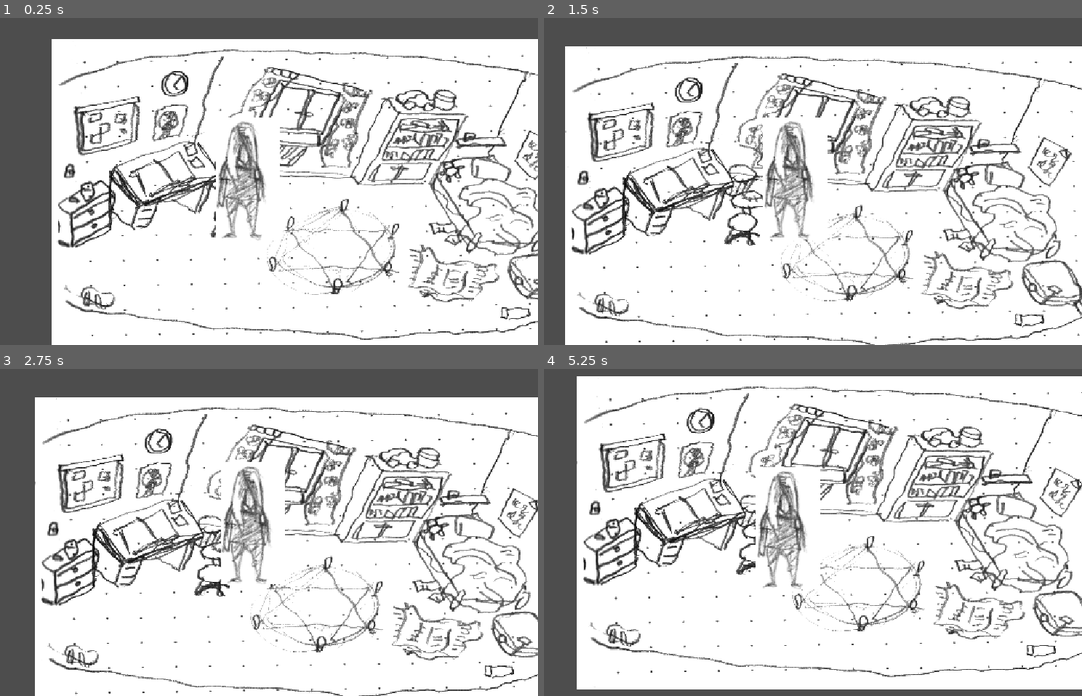
Above: before the commit, frames 1-4 (two rows, left to right).
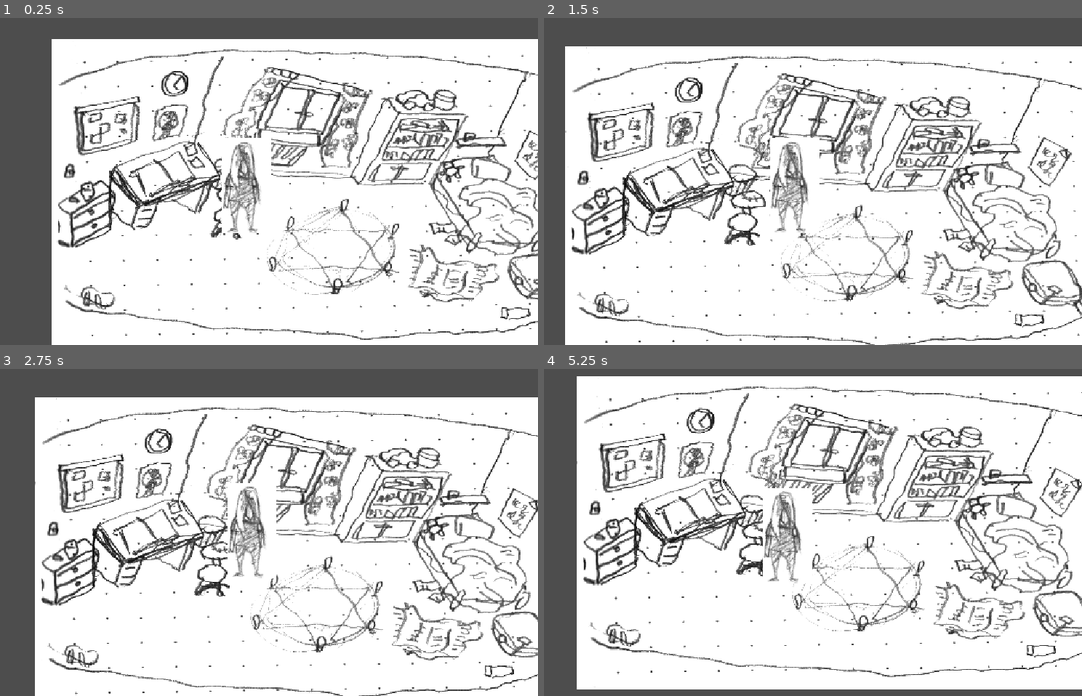
Above: after the commit, the same moments.

Repository: nallemi/manaaja
Game: Godot game, scene res://world.tscn
The game is run twice, just before and just after one commit, with the same random seed, the same clock (stepped at 60 frames per second) and the same inputs.
Inputs (mouse positions are in pixels of both pictures, inside the frame that each line leads up to):
- Up to frame 1 (0.25 s): no input
- Up to frame 2 (1.5 s): tap Enter at 0.5 s; move the mouse to (952, 145) at 0.52 s; click (952, 145) at 0.67 s; move the mouse to (592, 279) at 1.27 s; click (592, 279) at 1.42 s
- Up to frame 3 (2.75 s): move the mouse to (306, 460) at 2.02 s; click (306, 460) at 2.17 s
- Up to frame 4 (5.25 s): move the mouse to (764, 597) at 2.77 s; click (764, 597) at 2.92 s; move the mouse to (963, 581) at 3.52 s; click (963, 581) at 3.67 s; move the mouse to (619, 483) at 4.27 s; click (619, 483) at 4.42 s; move the mouse to (818, 532) at 5.02 s; click (818, 532) at 5.17 s

The runs differ from the first frame. In frame 1, 2.0% of the frame differs, in the area x 40-53%, y 30-68%; in frame 2, 2.0%; in frame 3, 2.0%; in frame 4, 2.1%, in the area x 39-52%, y 30-68%.

Commit message:
v 0.022 room overhaul

Diff:
--- a/manaaja/player.tscn
+++ b/manaaja/player.tscn
@@ -7,8 +7,8 @@
 script = ExtResource("1_onrkg")
 
 [node name="Sprite2D" type="Sprite2D" parent="." unique_id=783423446]
-position = Vector2(0.5000057, -5.499996)
-scale = Vector2(1.6933334, 1.4638554)
+position = Vector2(-0.9999995, 8.999999)
+scale = Vector2(1.3066667, 1.13253)
 texture = ExtResource("2_i3pqv")
 hframes = 4
 frame = 1
--- a/manaaja/player_room.tscn
+++ b/manaaja/player_room.tscn
@@ -24,13 +24,16 @@
 rotation = 0.31066868
 shape = SubResource("RectangleShape2D_o6f6g")
 
-[node name="Door 1" parent="." index="2" unique_id=1667056367 instance=ExtResource("4_wo40j")]
-position = Vector2(41, 480)
+[node name="Door" parent="." index="2" unique_id=1463327499 instance=ExtResource("4_wo40j")]
+position = Vector2(43, 470)
 target_room = null
 target_door = ""
 
-[node name="Marker2D" parent="Door 1" index="1" unique_id=250598033]
-position = Vector2(57.77362, -2.9623413)
+[node name="Interactable" parent="." index="3" unique_id=991244824 instance=ExtResource("3_3q6a7")]
+position = Vector2(242, 280)
+
+[connection signal="interacted" from="Bookcase" to="." method="_on_interacted"]
+[connection signal="interacted" from="Bookcase" to="." method="_on_interactable_interacted"]
+[connection signal="interacted" from="Door" to="." method="_on_interactable_interacted"]
 
 [editable path="Bookcase"]
-[editable path="Door 1"]
--- a/manaaja/room.gd
+++ b/manaaja/room.gd
@@ -4,3 +4,8 @@
 
 func _on_interactable_interacted(target) -> void:
 	interaction.emit(target, target.get_node("Marker2D").global_position)
+	print("Room vastaanotti: ", target.name)
+
+
+func _on_interacted() -> void:
+	pass # Replace with function body.
--- a/manaaja/world.gd
+++ b/manaaja/world.gd
@@ -5,7 +5,6 @@
 func _on_room_interaction(target: Variant, target_position: Variant) -> void:
 	$Player.target_position = target_position
 	$Player.interaction_target = target
-	print(target)
 
 func _ready():
 	current_room = starting_room.instantiate()
